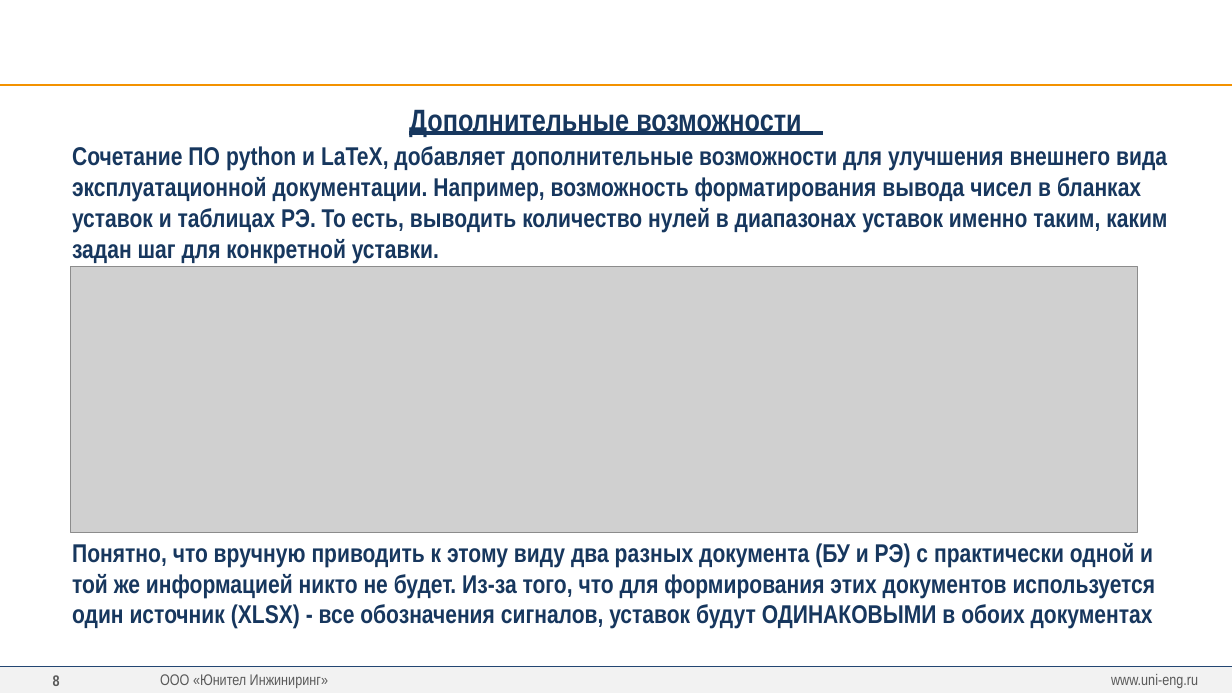
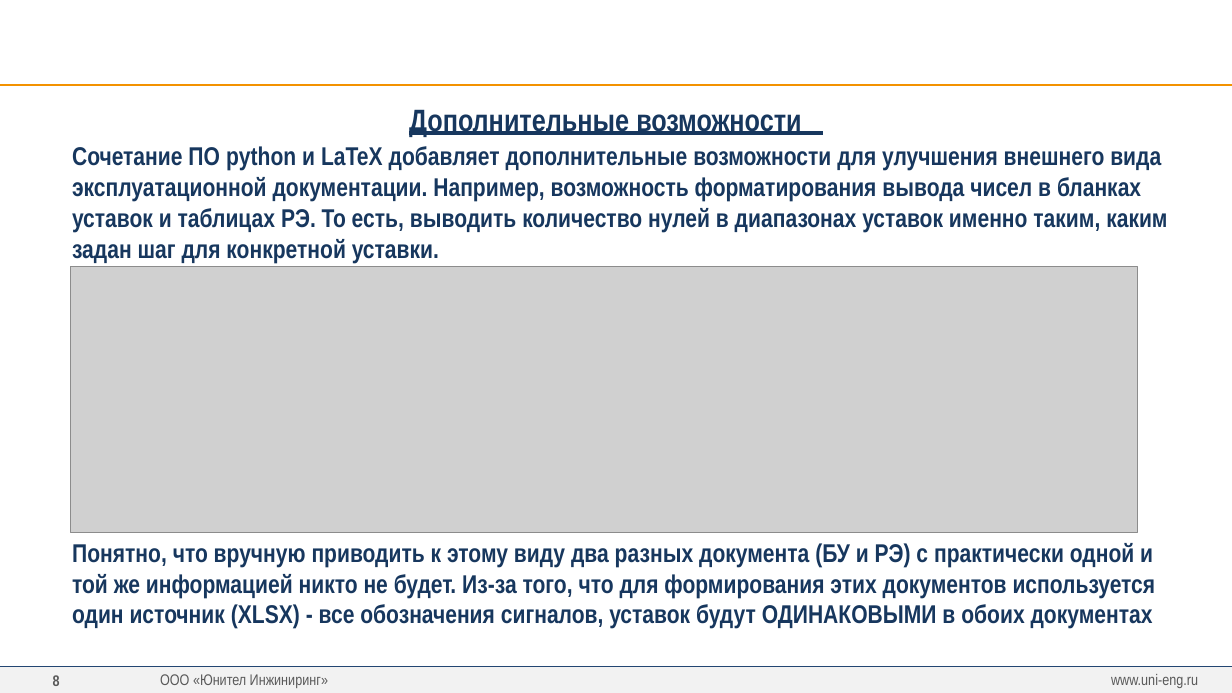
Before and after one commit to greglu1976/ProjectOmni, a slide deck: slide 8 of Презентация/Презентация.pptx. Drawn at 1232x693 pixels with LibreOffice and Linux fonts; fonts in the diff are those of the drawing; grey boxes stand for pictures; background and template pictures are left out. Boxes give left, top, right and bottom in pixels: in the first picture for what was removed or moved away, otherwise in the second. Text is boxed around its words. In the diff, an @@ line names an element or a change of style, - is before the commit and + after.

```diff
--- a/Презентация/Презентация.pptx
+++ b/Презентация/Презентация.pptx
@@ text at (72, 146, 1167, 263): text changed @@
-Сочетание ПО python и LaTeX, добавляет дополнительные возможности для улучшения внешнего вида эксплуатационной документации. Например, возможность форматирования вывода чисел в бланках уставок и таблицах РЭ. То есть, выводить количество нулей в диапазонах уставок именно таким, каким задан шаг для конкретной уставки.
+Сочетание ПО python и LaTeX добавляет дополнительные возможности для улучшения внешнего вида эксплуатационной документации. Например, возможность форматирования вывода чисел в бланках уставок и таблицах РЭ. То есть, выводить количество нулей в диапазонах уставок именно таким, каким задан шаг для конкретной уставки.
```
Also in this commit, not shown: 1 other slide changed, 1 slide added, 2 slides removed, 5 other files.
